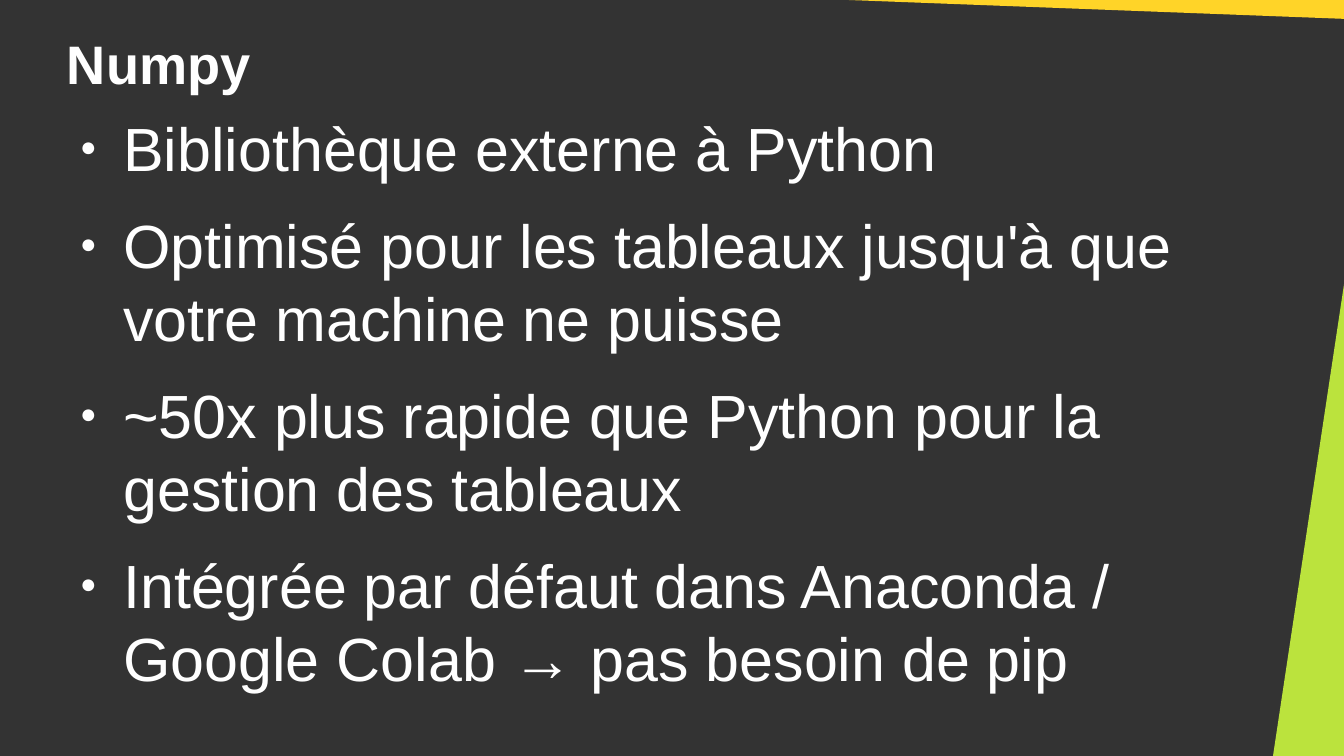
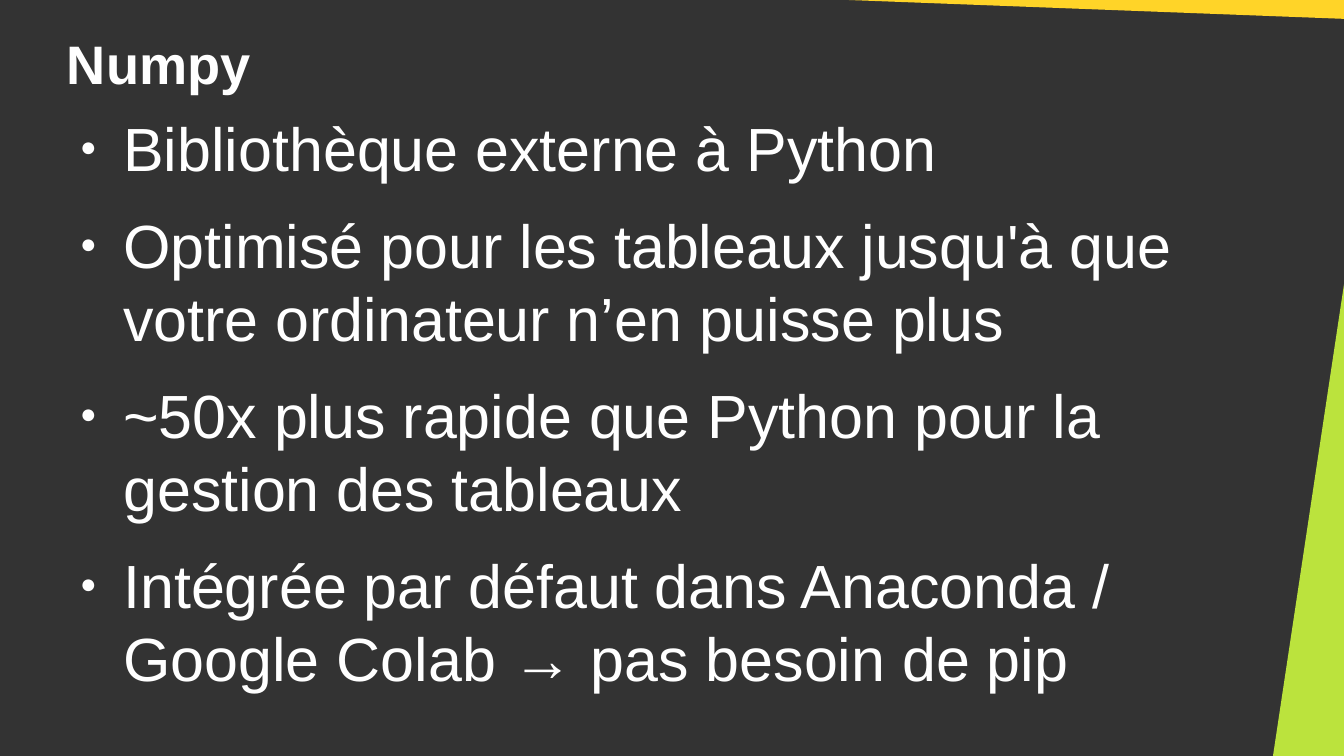
Before and after one commit to DanYellow/cours, a slide deck: slide 3 of big-data-s4/travaux-pratiques/numero-5/presentation.odp. Drawn at 1344x756 pixels with LibreOffice and Linux fonts; fonts in the diff are those of the drawing. Boxes give left, top, right and bottom in pixels: in the first picture for what was removed or moved away, otherwise in the second. Text is boxed around its words. In the diff, an @@ line names an element or a change of style, - is before the commit and + after.

```diff
--- a/big-data-s4/travaux-pratiques/numero-5/presentation.odp
+++ b/big-data-s4/travaux-pratiques/numero-5/presentation.odp
@@ text at <box>123,223,1172,352</box>: text changed @@
-● Optimisé pour les tableaux jusqu'à que votre machine ne puisse
+● Optimisé pour les tableaux jusqu'à que votre ordinateur n’en puisse plus
```
Also in this commit, not shown: 2 other files.
